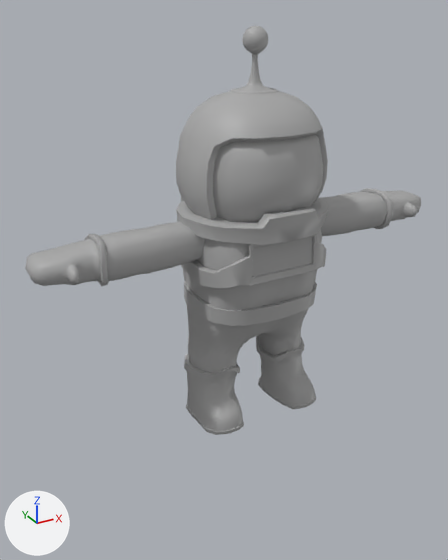
An edit to the FBX model Source/Game/data/animations/SK/SK_CH_Player.fbx, drawn before and after from the same camera.
Rendered twice from a camera (50 mm lens) standing at (-1.251, -2.045, 1.642) and looking at (-0.226, -0.182, 0.711). Lighting does not change. The marker at lower left points along +X, +Y and +Z. The picture after the commit comes second. Where no turn or scale is listed for an object, it has been applied to the vertices.

Script lines for the objects in view, before the commit:
```python
me_mesh = bpy.data.meshes.new('Mesh')
me_mesh.from_pydata(...)  # 2897 vertices, 2868 faces; spans x -0.9..0.9, y -0.29..0.29, z 0.0..1.58
me_mesh.materials.append(mat_standardsurface1)  # grey #aaaaaa
ob_model = bpy.data.objects.new('model', me_mesh)
ob_model.location = (0.0, 0.0, 0.0)
```
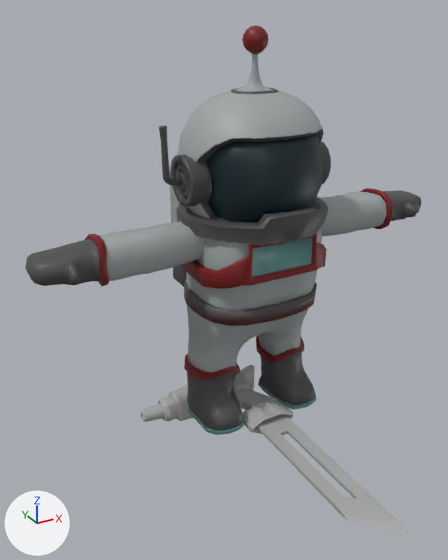
Scene script edits in JSON lines:
```json
{"op": "add", "block": "img_t_player_01_c_dds", "code": ["img_t_player_01_c_dds = load_image('T_Player_01_C.dds', '../../Assets/Art/Textures/T_Player_01_C.dds', 512, 512, 'sRGB')"]}
{"op": "add", "block": "mat_lambert2", "code": ["mat_lambert2 = principled_material('lambert2')", "mat_lambert2.texture = img_t_player_01_c_dds  # with its transparency"]}
{"block": "me_mesh", "where": "# used by ob_model"}
{"op": "remove", "block": "me_mesh", "code": "me_mesh.from_pydata(...)  # 2897 vertices, 2868 faces; spans x -0.9..0.9, y -0.29..0.29, z 0.0..1.58"}
{"op": "add", "block": "me_mesh", "code": "me_mesh.from_pydata(...)  # 3631 vertices, 3616 faces; spans x -0.9..0.9, y -0.29..0.37, z 0.0..1.58"}
{"block": "me_mesh", "change": "me_mesh part 1: a new loose piece of 394 vertices spanning x -0.39..-0.23, y -0.1..0.09, z 0.96..1.26, in mat_lambert2 (picture img_t_player_01_c_dds)"}
{"block": "me_mesh", "change": "me_mesh part 2: a new loose piece of 234 vertices spanning x 0.23..0.32, y -0.1..0.09, z 0.96..1.15, in mat_lambert2 (picture img_t_player_01_c_dds)"}
{"block": "me_mesh", "change": "me_mesh part 3: 59 vertices moved from x -0.3..0.3, y -0.13..0.18, z 0.9..1.49 to x -0.3..0.3, y -0.12..0.18, z 0.9..1.49; 182 vertices removed from x -0.27..0.27, y -0.24..0.26, z 0.5..1.49; 164 vertices added at x -0.3..0.3, y -0.27..0.37, z 0.5..1.49"}
{"block": "me_mesh", "change": "me_mesh part 4: 20 vertices removed from x -0.29..0.29, y -0.19..0.12, z 0.02; 144 vertices added at x -0.28..0.28, y -0.19..0.12, z 0.02..0.27"}
{"block": "me_mesh", "change": "me_mesh part 5: 2320 faces spanning x -0.9..0.9, y -0.29..0.29, z 0.0..1.58 switch from mat_standardsurface1 (grey #aaaaaa) to mat_lambert2 (picture img_t_player_01_c_dds)"}
{"op": "add", "block": "me_mesh_1", "code": ["me_mesh_1 = bpy.data.meshes.new('Mesh')", "me_mesh_1.from_pydata(...)  # 242 vertices, 246 faces; spans x -0.11..0.11, y -0.957..0.113, z -0.047..0.044", "me_mesh_1.materials.append(mat_standardsurface1)  # grey #aaaaaa"]}
{"op": "add", "block": "me_mesh_001", "code": ["me_mesh_001 = bpy.data.meshes.new('Mesh.001')", "me_mesh_001.from_pydata(...)  # 456 vertices, 460 faces; spans x -0.478..0.118, y -0.107..0.249, z -0.1..0.1", "me_mesh_001.materials.append(mat_standardsurface1)  # grey #aaaaaa"]}
{"op": "add", "block": "ob_meleeweapon", "code": ["ob_meleeweapon = bpy.data.objects.new('meleeweapon', me_mesh_1)", "ob_meleeweapon.location = (0.0, 0.0, 0.0)"]}
{"op": "add", "block": "ob_spacegun", "code": ["ob_spacegun = bpy.data.objects.new('spacegun', me_mesh_001)", "ob_spacegun.location = (0.0, 0.0, 0.0)"]}
```

What differs and where, as boxes (x1, y1, x2, y2) in the pictures (448 x 560 px; the box of a moved part takes in the faces that stretch with it):
```json
{"object": "meleeweapon", "change": "added", "after": [242, 389, 411, 535]}
{"object": "spacegun", "change": "added", "after": [140, 365, 278, 422]}
{"part": 1, "of": "me_mesh", "change": "added", "after": [159, 126, 212, 207]}
{"part": 2, "of": "me_mesh", "change": "added", "after": [320, 141, 331, 184]}
{"part": 3, "of": "me_mesh", "change": "moved or reshaped", "before": [176, 50, 328, 285], "after": [169, 50, 328, 287]}
{"part": 4, "of": "me_mesh", "change": "reshaped", "before": [186, 378, 316, 435], "after": [185, 336, 316, 432]}
{"part": 5, "of": "me_mesh", "change": "recoloured", "before": [25, 25, 421, 434], "after": [25, 25, 421, 434], "on screen": "darker"}
```
